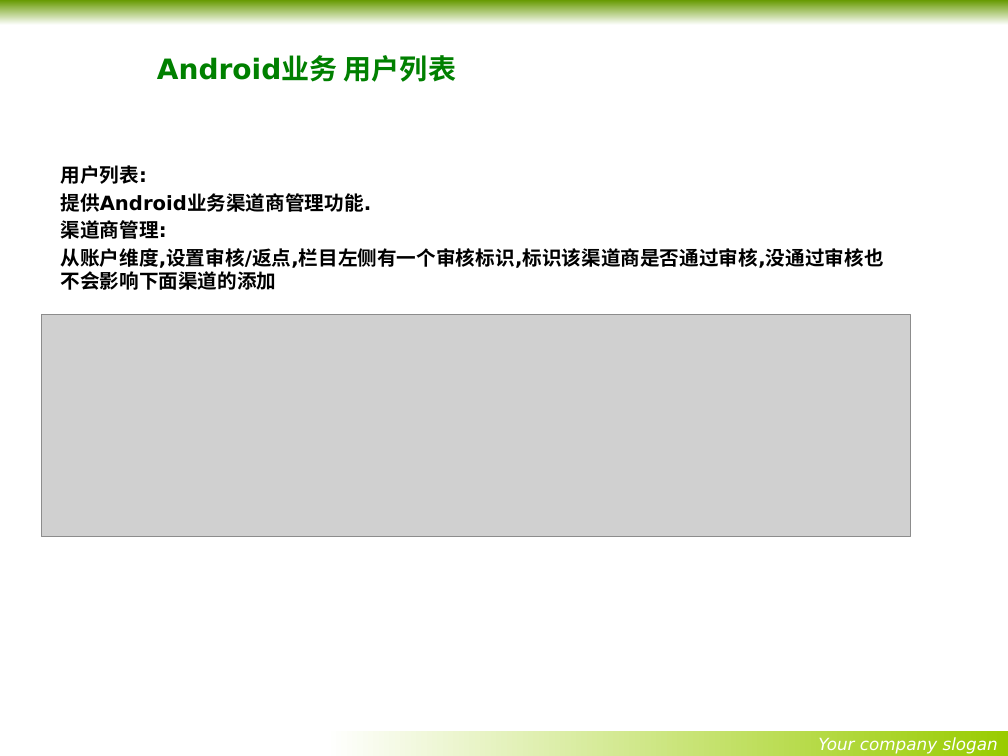
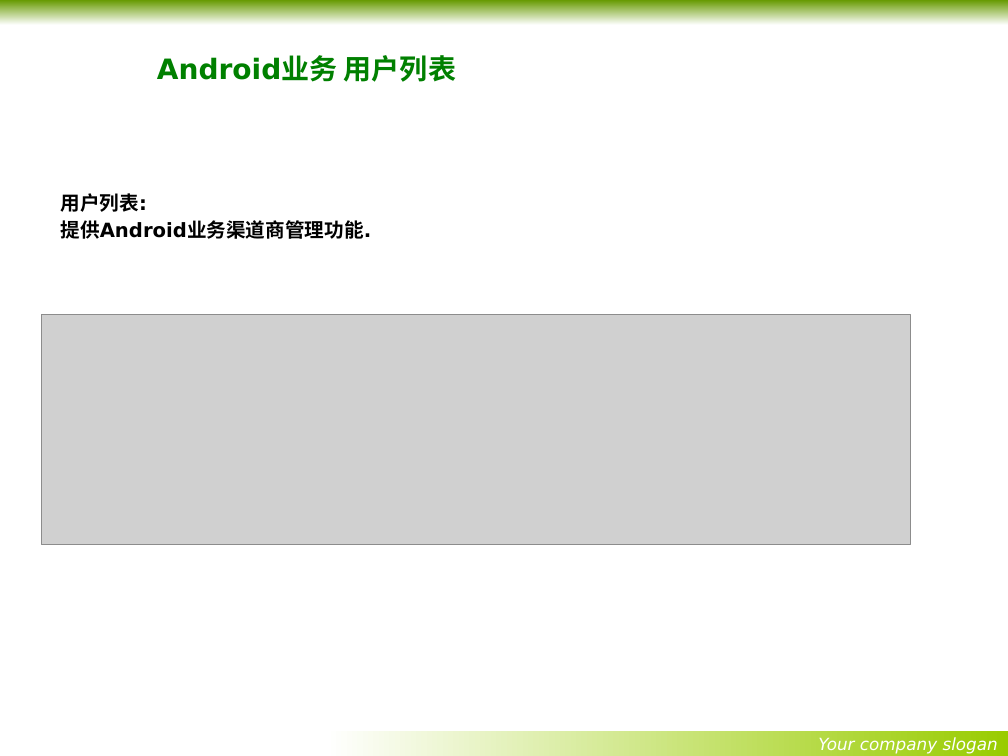
Before and after one commit to wangxiqunlucky/x-mind, a slide deck: slide 6 of youyun/优云项目讲解内容-最终正式版.pptx (slide 5 before the commit). Drawn at 1008x756 pixels with LibreOffice and Linux fonts; fonts in the diff are those of the drawing; grey boxes stand for pictures; background and template pictures are left out. Boxes give left, top, right and bottom in pixels: in the first picture for what was removed or moved away, otherwise in the second. Text is boxed around its words. In the diff, an @@ line names an element or a change of style, - is before the commit and + after.

```diff
--- a/youyun/优云项目讲解内容-最终正式版.pptx
+++ b/youyun/优云项目讲解内容-最终正式版.pptx
@@ text at [60,220,883,290]: paragraphs removed @@
-渠道商管理:
-从账户维度,设置审核/返点,栏目左侧有一个审核标识,标识该渠道商是否通过审核,没通过审核也不会影响下面渠道的添加
@@ picture: place and size @@
-picture at [41,314,910,536]
+picture at [41,314,910,544]
```
Also in this commit, not shown: 6 other slides changed, 6 slides added, 5 other files.
